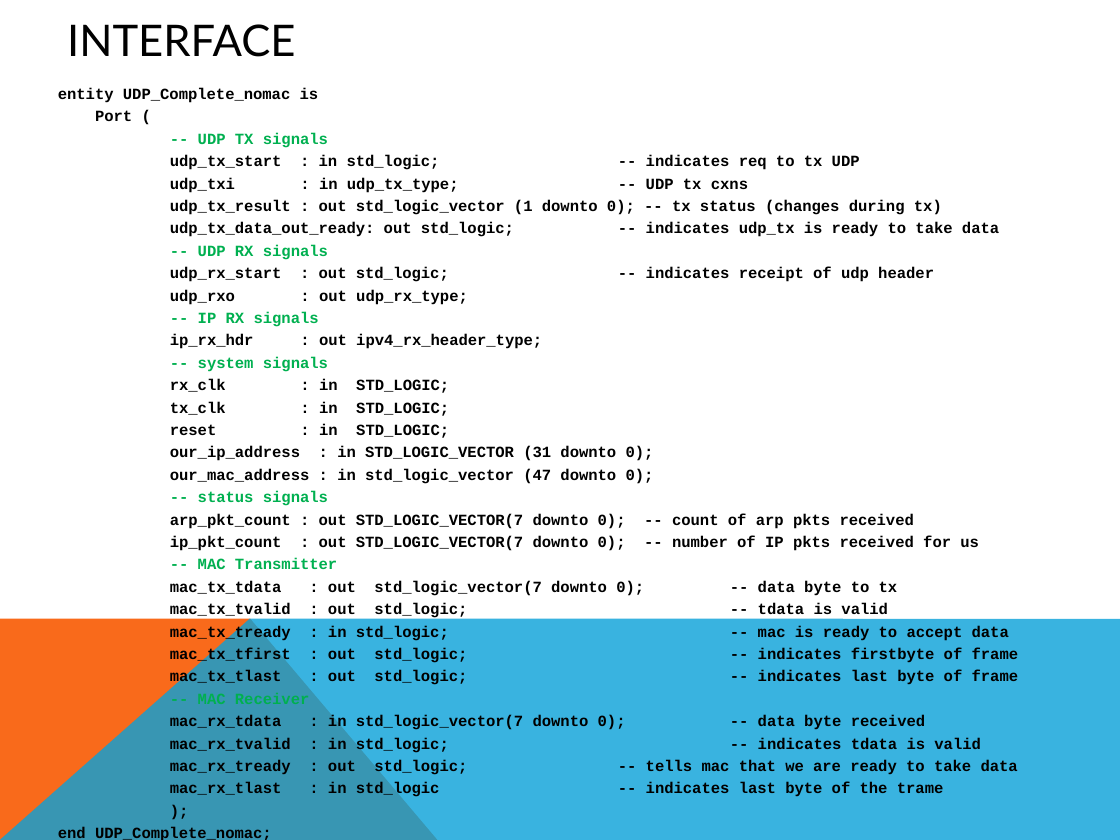
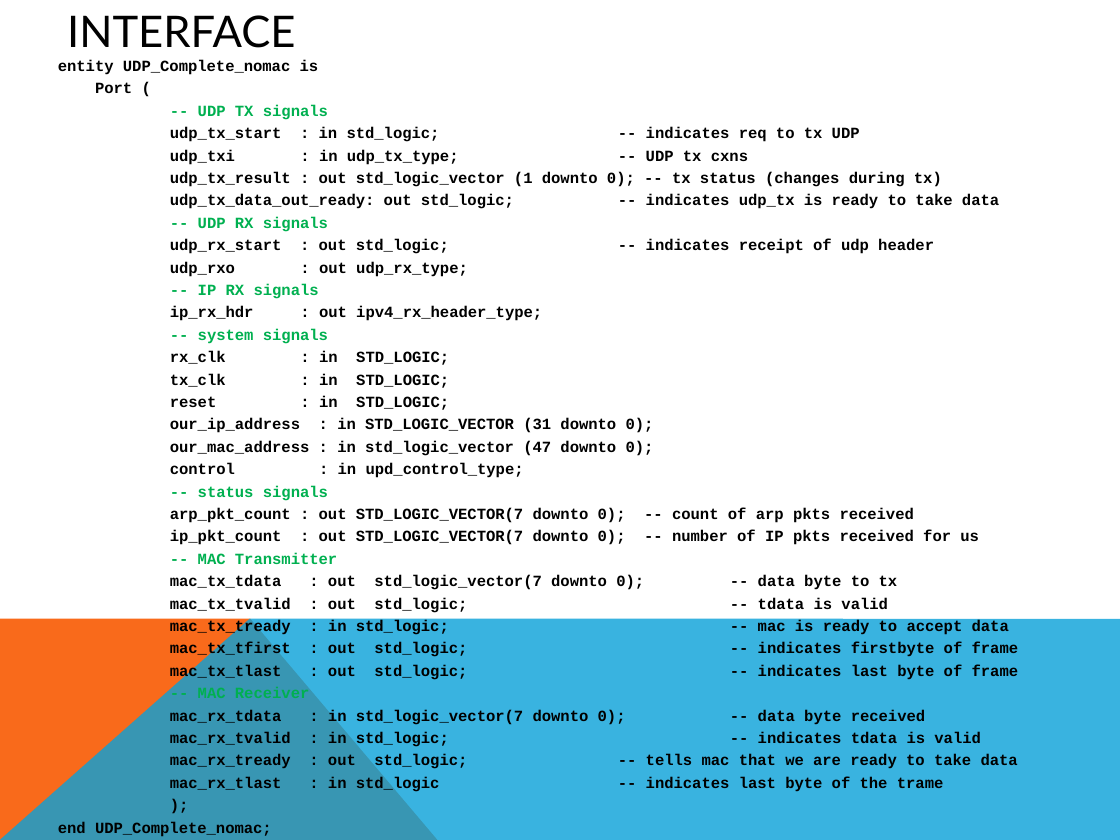
Before and after one commit to rsarwar87/udp_ip_core, a slide deck: slide 7 of doc/src/UDP_IP_Stack.pptx. Drawn at 1120x840 pixels with LibreOffice and Linux fonts; fonts in the diff are those of the drawing. Boxes give left, top, right and bottom in pixels: in the first picture for what was removed or moved away, otherwise in the second. Text is boxed around its words. In the diff, an @@ line names an element or a change of style, - is before the commit and + after.

Commit message:
V1.3 - ARP timeout and ARP cache reset control

```diff
--- a/doc/src/UDP_IP_Stack.pptx
+++ b/doc/src/UDP_IP_Stack.pptx
@@ title "INTERFACE": place and size @@
-title "INTERFACE" at <box>67,24,295,57</box>
+title "INTERFACE" at <box>67,15,295,48</box>
@@ text "entity UDP_Complete_nomac is": place and size @@
-text "entity UDP_Complete_nomac is" at <box>58,88,1019,799</box>
+text "entity UDP_Complete_nomac is" at <box>58,60,1019,771</box>
@@ text at <box>170,463,524,478</box>: paragraph added @@
+control : in upd_control_type;
```
Also in this commit, not shown: 7 other slides changed, 17 other files.
